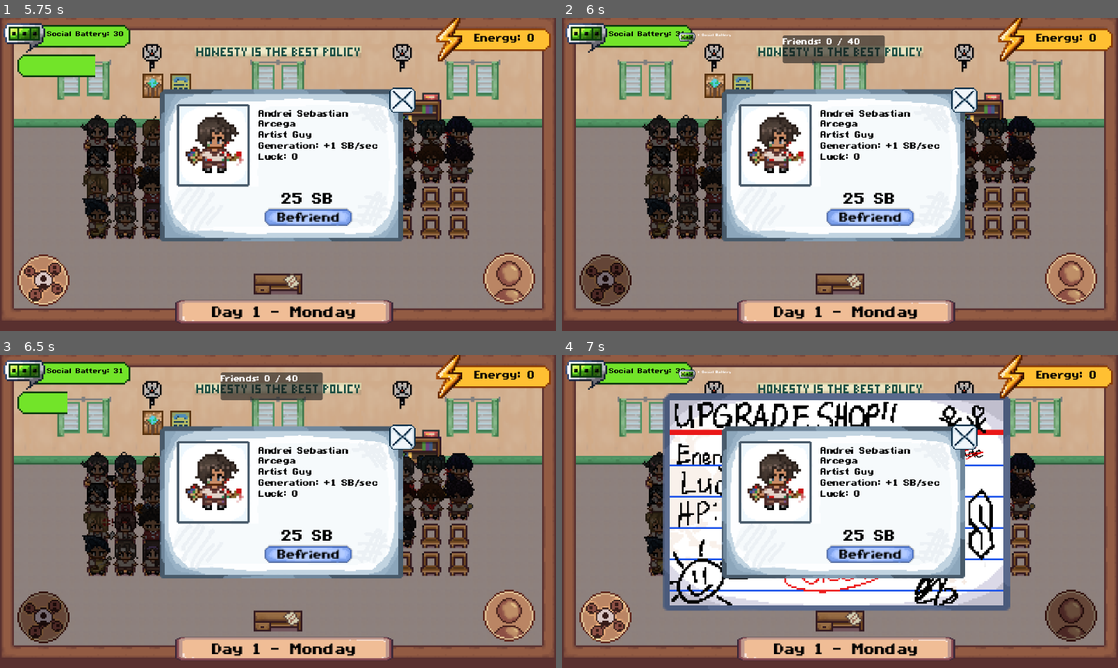
Above: before the commit, frames 1-4 (two rows, left to right).
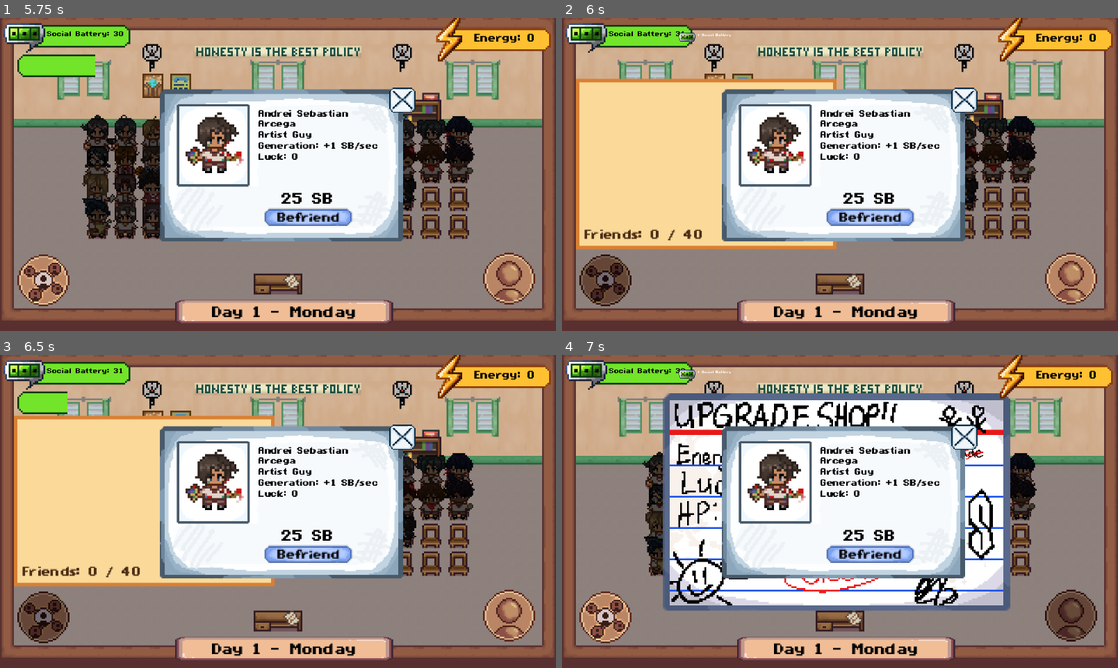
Above: after the commit, the same moments.

Repository: AzeOcram/checkpoint-gamejam
Game: Godot game, scene res://scenes/main/main.tscn
Two runs of this game, one before a commit and one after it. Both use one fixed random seed, a clock stepped at 60 frames per second and the inputs below.
Inputs (mouse positions are in pixels of both pictures, inside the frame that each line leads up to):
- Up to frame 1 (5.75 s): click (5, 74) at 0.52 s; tap Enter at 1.25 s; move the mouse to (400, 158) at 1.27 s; press the mouse at (400, 158) at 1.28 s; tap Space at 2 s; move the mouse to (166, 190) at 2.02 s; release the mouse at (166, 190) at 2.03 s; hold S 2.03-2.78 s; click (166, 190) at 2.1 s; move the mouse to (333, 105) at 2.77 s; press the mouse at (333, 105) at 2.78 s; move the mouse to (250, 237) at 3.52 s; release the mouse at (250, 237) at 3.53 s; click (250, 237) at 3.6 s; click (305, 218) at 4.25 s; move the mouse to (444, 221) at 5.02 s; press the mouse at (444, 221) at 5.03 s; hold S from 5.03 s (still down)
- Up to frame 2 (6 s): release S at 5.75 s; release the mouse at (1006, 221) at 5.75 s; click (606, 280) at 5.75 s
- Up to frame 3 (6.5 s): no input
- Up to frame 4 (7 s): click (1073, 614) at 6.5 s

Frame 1 is identical in both runs. In frame 2, 17% of the frame differs, in the area x 2-59%, y 5-74%; in frame 3, 17%; in frame 4, nothing differs.

Commit message:
feat(ui): friend list screen with scrolling friend cards

Diff:
--- /dev/null
+++ b/scenes/main/friend_card.tscn
@@ -0,0 +1,96 @@
+[gd_scene format=3]
+
+[ext_resource type="Script" path="res://scripts/main/friend_card.gd" id="1_card"]
+
+[sub_resource type="StyleBoxFlat" id="card_style"]
+content_margin_left = 3.0
+content_margin_top = 3.0
+content_margin_right = 3.0
+content_margin_bottom = 3.0
+bg_color = Color(0.93, 0.94, 0.96, 1)
+border_width_left = 1
+border_width_top = 1
+border_width_right = 1
+border_width_bottom = 1
+border_color = Color(0.25, 0.32, 0.42, 1)
+
+[sub_resource type="StyleBoxFlat" id="bar_bg"]
+bg_color = Color(0.75, 0.77, 0.82, 1)
+
+[sub_resource type="StyleBoxFlat" id="mood_fill"]
+bg_color = Color(0.62, 0.58, 0.9, 1)
+
+[sub_resource type="StyleBoxFlat" id="connection_fill"]
+bg_color = Color(0.2, 0.67, 0.93, 1)
+
+[sub_resource type="StyleBoxFlat" id="sb_fill"]
+bg_color = Color(0.22, 0.55, 0.3, 1)
+
+[node name="FriendCard" type="PanelContainer"]
+theme_override_styles/panel = SubResource("card_style")
+script = ExtResource("1_card")
+
+[node name="HBoxContainer" type="HBoxContainer" parent="."]
+layout_mode = 2
+theme_override_constants/separation = 4
+
+[node name="Identity" type="VBoxContainer" parent="HBoxContainer"]
+layout_mode = 2
+theme_override_constants/separation = 1
+
+[node name="Portrait" type="TextureRect" parent="HBoxContainer/Identity"]
+custom_minimum_size = Vector2(26, 26)
+layout_mode = 2
+expand_mode = 1
+stretch_mode = 5
+
+[node name="NameLabel" type="Label" parent="HBoxContainer/Identity"]
+layout_mode = 2
+theme_override_colors/font_color = Color(0.1, 0.1, 0.15, 1)
+theme_override_font_sizes/font_size = 6
+horizontal_alignment = 1
+text = "Name"
+
+[node name="Stats" type="VBoxContainer" parent="HBoxContainer"]
+layout_mode = 2
+size_flags_horizontal = 3
+theme_override_constants/separation = 0
+
+[node name="MoodLabel" type="Label" parent="HBoxContainer/Stats"]
+layout_mode = 2
+theme_override_colors/font_color = Color(0.1, 0.1, 0.15, 1)
+theme_override_font_sizes/font_size = 6
+text = "Mood"
+
+[node name="MoodBar" type="ProgressBar" parent="HBoxContainer/Stats"]
+custom_minimum_size = Vector2(0, 3)
+layout_mode = 2
+theme_override_styles/background = SubResource("bar_bg")
+theme_override_styles/fill = SubResource("mood_fill")
+show_percentage = false
+
+[node name="ConnectionLabel" type="Label" parent="HBoxContainer/Stats"]
+layout_mode = 2
+theme_override_colors/font_color = Color(0.1, 0.1, 0.15, 1)
+theme_override_font_sizes/font_size = 6
+text = "Connection"
+
+[node name="ConnectionBar" type="ProgressBar" parent="HBoxContainer/Stats"]
+custom_minimum_size = Vector2(0, 3)
+layout_mode = 2
+theme_override_styles/background = SubResource("bar_bg")
+theme_override_styles/fill = SubResource("connection_fill")
+show_percentage = false
+
+[node name="SBLabel" type="Label" parent="HBoxContainer/Stats"]
+layout_mode = 2
+theme_override_colors/font_color = Color(0.1, 0.1, 0.15, 1)
+theme_override_font_sizes/font_size = 6
+text = "SB Generation"
+
+[node name="SBBar" type="ProgressBar" parent="HBoxContainer/Stats"]
+custom_minimum_size = Vector2(0, 3)
+layout_mode = 2
+theme_override_styles/background = SubResource("bar_bg")
+theme_override_styles/fill = SubResource("sb_fill")
+show_percentage = false
--- a/scenes/main/friends_panel.tscn
+++ b/scenes/main/friends_panel.tscn
@@ -2,17 +2,39 @@
 
 [ext_resource type="Script" uid="uid://c5ktth8rywk88" path="res://scripts/main/friends_panel.gd" id="1_7jyo1"]
 
+[sub_resource type="StyleBoxFlat" id="notepad_style"]
+content_margin_left = 5.0
+content_margin_top = 5.0
+content_margin_right = 5.0
+content_margin_bottom = 5.0
+bg_color = Color(0.98, 0.85, 0.6, 1)
+border_width_left = 2
+border_width_top = 2
+border_width_right = 2
+border_width_bottom = 2
+border_color = Color(0.85, 0.5, 0.2, 1)
+
 [node name="FriendsPanel" type="PanelContainer" unique_id=4352755]
-offset_right = 147.0
-offset_bottom = 40.0
-scale = Vector2(0.4, 0.4)
+custom_minimum_size = Vector2(150, 98)
+offset_right = 150.0
+offset_bottom = 98.0
+theme_override_styles/panel = SubResource("notepad_style")
 script = ExtResource("1_7jyo1")
 
 [node name="VBoxContainer" type="VBoxContainer" parent="." unique_id=715070115]
 layout_mode = 2
 
-[node name="FriendList" type="VBoxContainer" parent="VBoxContainer" unique_id=171448405]
+[node name="ScrollContainer" type="ScrollContainer" parent="VBoxContainer"]
 layout_mode = 2
+size_flags_vertical = 3
+horizontal_scroll_mode = 0
+
+[node name="FriendList" type="VBoxContainer" parent="VBoxContainer/ScrollContainer" unique_id=171448405]
+layout_mode = 2
+size_flags_horizontal = 3
+theme_override_constants/separation = 3
 
 [node name="FriendCountLabel" type="Label" parent="VBoxContainer" unique_id=946841063]
 layout_mode = 2
+theme_override_colors/font_color = Color(0.3, 0.18, 0.08, 1)
+theme_override_font_sizes/font_size = 6
--- a/scenes/main/main.tscn
+++ b/scenes/main/main.tscn
@@ -48,10 +48,10 @@
 
 [node name="FriendsPanel" parent="UI" unique_id=4352755 instance=ExtResource("3_yyfjg")]
 layout_mode = 0
-offset_left = 127.0
-offset_top = 11.0
-offset_right = 274.0
-offset_bottom = 51.0
+offset_left = 8.0
+offset_top = 36.0
+offset_right = 158.0
+offset_bottom = 134.0
 
 [node name="StatsShop" parent="UI" unique_id=475658977 instance=ExtResource("12_statshop")]
 layout_mode = 0
--- /dev/null
+++ b/scripts/main/friend_card.gd
@@ -0,0 +1,33 @@
+extends PanelContainer
+class_name FriendCard
+
+
+const MAX_MOOD := 100
+const MAX_CONNECTION := 100
+const MAX_SB_GENERATION := 10
+
+
+@onready var portrait: TextureRect = $HBoxContainer/Identity/Portrait
+@onready var name_label: Label = $HBoxContainer/Identity/NameLabel
+@onready var mood_bar: ProgressBar = $HBoxContainer/Stats/MoodBar
+@onready var connection_bar: ProgressBar = $HBoxContainer/Stats/ConnectionBar
+@onready var sb_bar: ProgressBar = $HBoxContainer/Stats/SBBar
+
+
+var data: FriendData
+
+
+func setup(friend_data: FriendData) -> void:
+	data = friend_data
+	portrait.texture = data.sprite
+	name_label.text = data.friend_name.get_slice(" ", 0)
+	mood_bar.max_value = MAX_MOOD
+	connection_bar.max_value = MAX_CONNECTION
+	sb_bar.max_value = MAX_SB_GENERATION
+	refresh()
+
+
+func refresh() -> void:
+	mood_bar.value = data.mood
+	connection_bar.value = data.connection
+	sb_bar.value = data.social_battery_generation
--- a/scripts/main/friends_panel.gd
+++ b/scripts/main/friends_panel.gd
@@ -2,7 +2,9 @@
 
 
 # Nodes
-@onready var friend_list: VBoxContainer = $VBoxContainer/FriendList
+const FRIEND_CARD_SCENE := preload("res://scenes/main/friend_card.tscn")
+
+@onready var friend_list: VBoxContainer = $VBoxContainer/ScrollContainer/FriendList
 @onready var friend_count_label: Label = $VBoxContainer/FriendCountLabel
 
 
@@ -38,17 +40,18 @@
 
 
 func add_friend_to_list(friend: FriendNode) -> void:
-	var label := Label.new()
+	var card: FriendCard = FRIEND_CARD_SCENE.instantiate()
 
-	label.text = (
-		friend.data.friend_name
-		+ " | Mood: " + str(friend.data.mood)
-		+ " | Connection: " + str(friend.data.connection)
-		+ " | +" + str(friend.data.social_battery_generation)
-		+ " SB/sec"
-	)
+	friend_list.add_child(card)
+	card.setup(friend.data)
 
-	friend_list.add_child(label)
+
+func _process(_delta: float) -> void:
+	if not visible:
+		return
+
+	for card: FriendCard in friend_list.get_children():
+		card.refresh()
 
 
 func _on_friend_recruited(_friend: FriendNode) -> void:
--- /dev/null
+++ b/tests/test_friend_list.gd
@@ -0,0 +1,50 @@
+extends SceneTree
+
+# Headless check for the friend list screen. Run:
+#   /Applications/Godot.app/Contents/MacOS/Godot --headless --path . --script tests/test_friend_list.gd
+
+var failures := 0
+
+
+func check(condition: bool, message: String) -> void:
+	if not condition:
+		failures += 1
+		printerr("FAIL: " + message)
+
+
+func _initialize() -> void:
+	var main = load("res://scenes/main/main.tscn").instantiate()
+	root.add_child(main)
+	await process_frame
+
+	var panel: PanelContainer = main.get_node("UI/FriendsPanel")
+	var button: TextureButton = main.get_node("UI/SocialCircleButton")
+	var recruitment = main.get_node("Systems/RecruitmentSystem")
+	var cards: VBoxContainer = panel.get_node("VBoxContainer/ScrollContainer/FriendList")
+
+	check(not panel.visible, "friend list starts hidden")
+	button.pressed.emit()
+	check(panel.visible, "friend list button opens the screen")
+	button.pressed.emit()
+	check(not panel.visible, "friend list button closes the screen")
+
+	var data: FriendData = recruitment.available_friends[0]
+	data.mood = 40
+	data.connection = 25
+	data.social_battery_generation = 4
+	recruitment._complete_recruitment(data)
+	await process_frame
+
+	check(cards.get_child_count() == 1, "recruiting adds one friend card")
+	var card: FriendCard = cards.get_child(0)
+	check(card.name_label.text == data.friend_name.get_slice(" ", 0), "card shows first name only")
+	check(card.mood_bar.value == 40, "mood bar reflects mood")
+	check(card.connection_bar.value == 25, "connection bar reflects connection")
+	check(card.sb_bar.value == 4, "SB bar reflects SB generation")
+
+	data.mood = 10
+	button.pressed.emit()
+	await process_frame
+	check(card.mood_bar.value == 10, "open screen follows live mood changes")
+
+	quit(1 if failures > 0 else 0)
Not shown, added: scripts/main/friend_card.gd.uid
